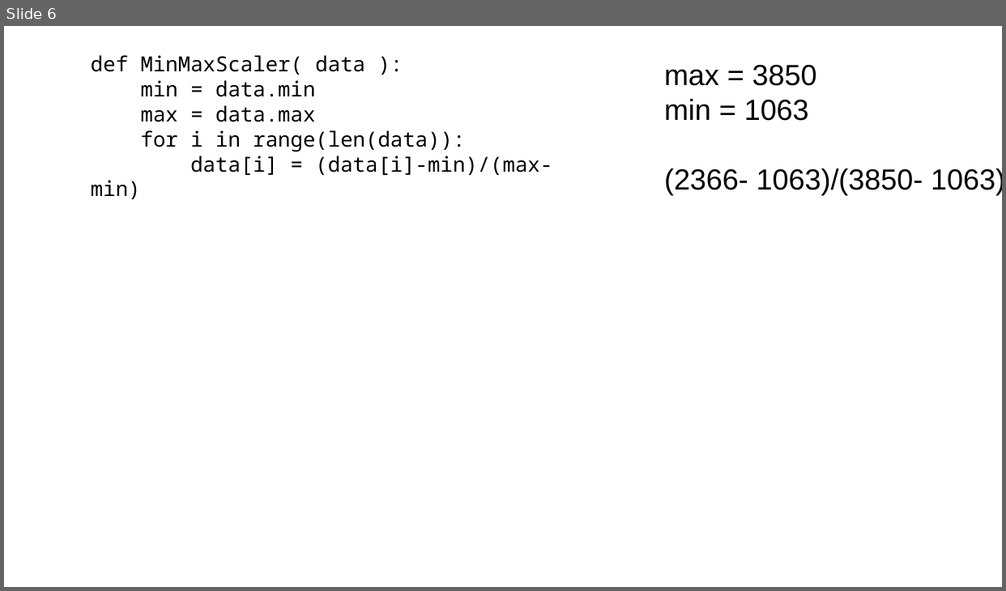
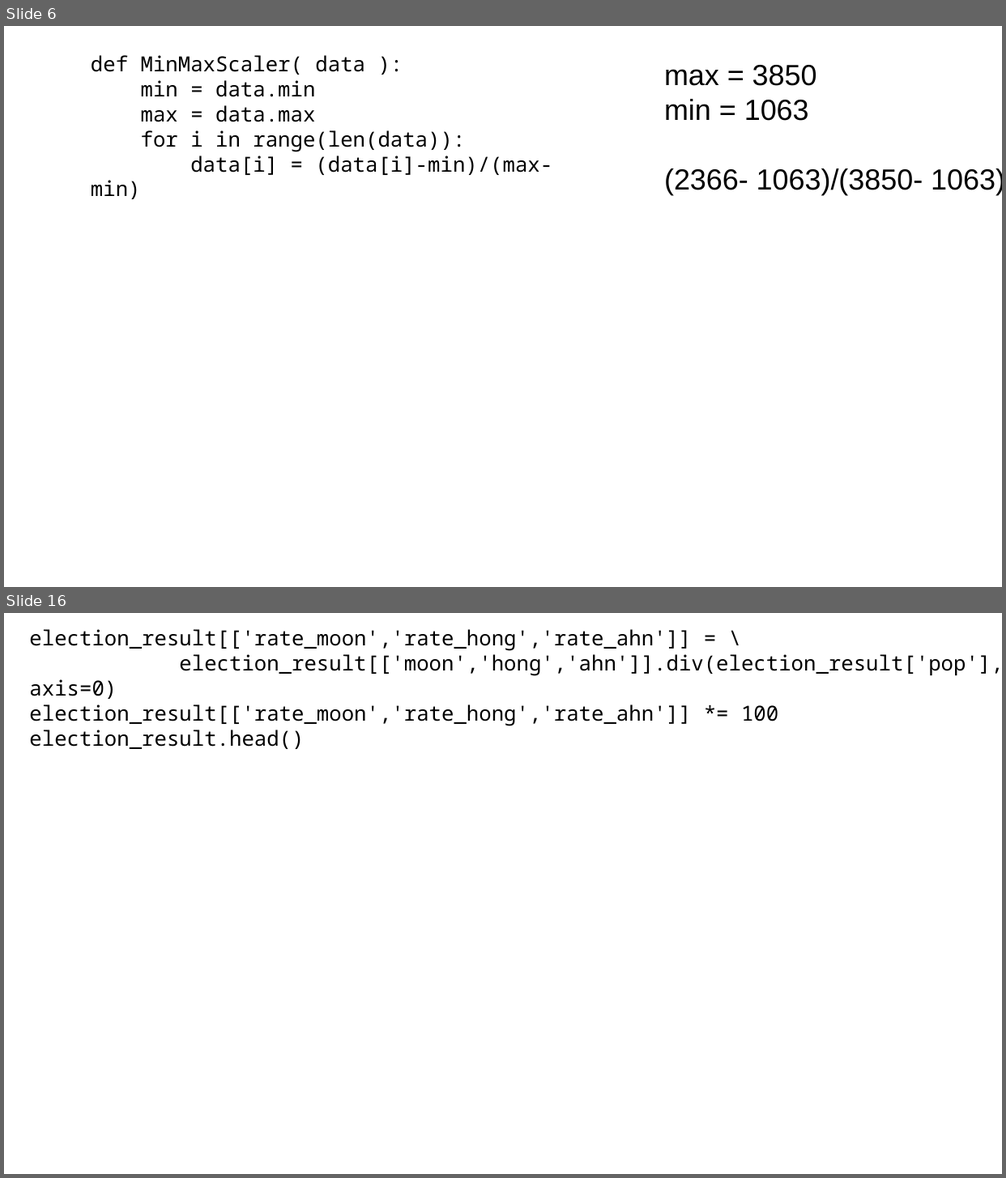
Before and after one commit to kjungmo/SBA2020_dataScience, a slide deck: 데이터분석.pptx. Shown one above the other, each under a label of ours: slide 6 before the commit, slides 6 and 16 after it; the slides between them are not shown. The pictures are 1006x591 and 1006x1178 pixels, drawn with LibreOffice and Linux fonts; fonts in the diff are those of the drawing. Boxes give left, top, right and bottom in pixels: in the first picture for what was removed or moved away, otherwise in the second. Text is boxed around its words. In the diff, an @@ line names an element or a change of style, - is before the commit and + after.

```diff
--- a/데이터분석.pptx
+++ b/데이터분석.pptx
@@ slide 16 added at <box>4,613,1002,1174</box>, background #FFFFFF @@
@@ text added at <box>29,629,1002,749</box>, 20 pt, text #000000 @@
+election_result[['rate_moon','rate_hong','rate_ahn']] = \
+election_result[['moon','hong','ahn']].div(election_result['pop'], axis=0)
+election_result[['rate_moon','rate_hong','rate_ahn']] *= 100
+election_result.head()
```
Also in this commit, not shown: 54 other slides added.
